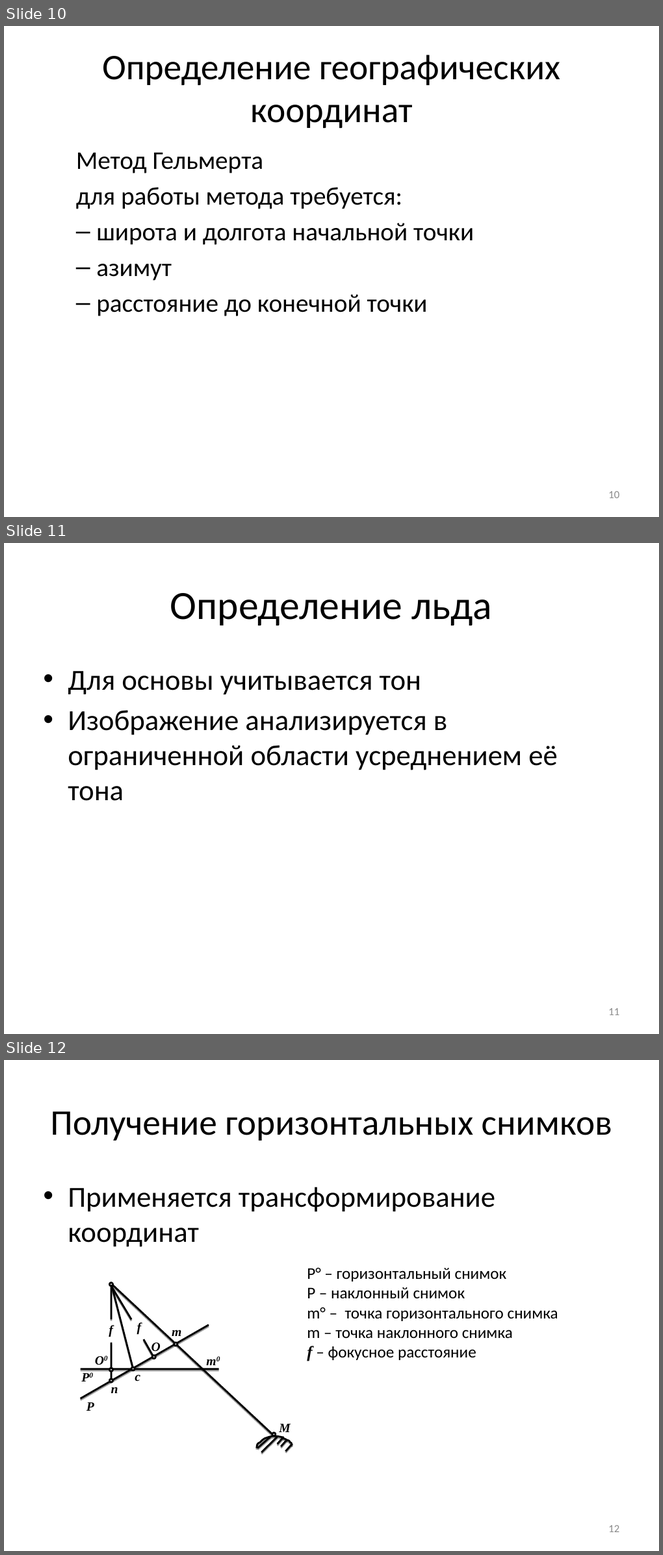
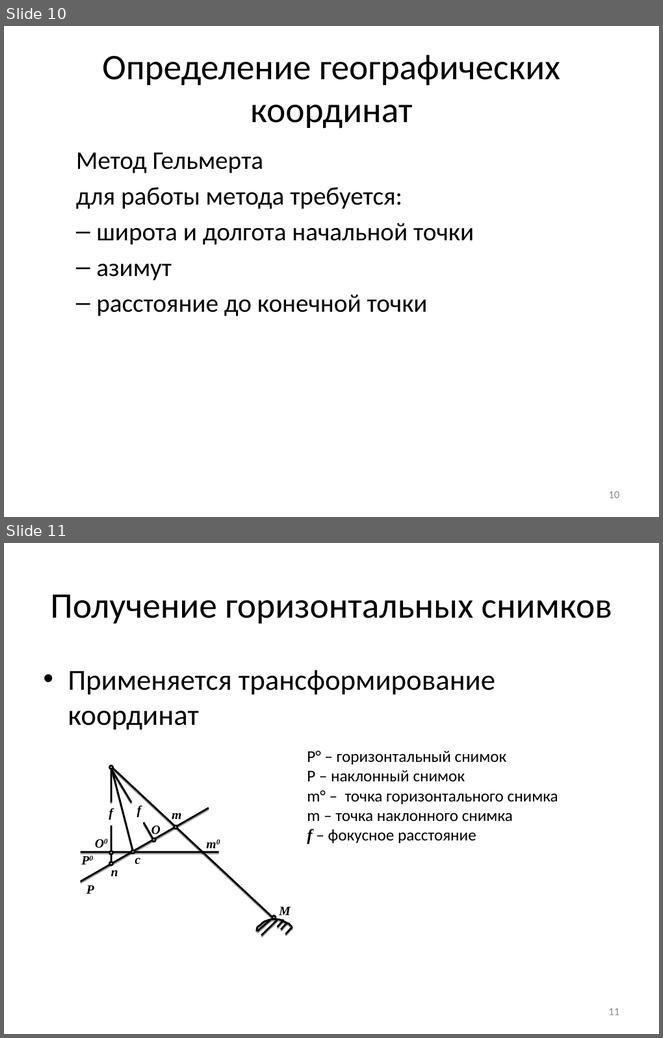
Before and after one commit to NecroArt/Diploma, a slide deck: docs/parts/conference.pptx. Shown one above the other, each under a label of ours: slides 10, 11 and 12 before the commit, slides 10 and 11 after it. The pictures are 663x1555 and 663x1038 pixels, drawn with LibreOffice and Linux fonts; fonts in the diff are those of the drawing. Boxes give left, top, right and bottom in pixels: in the first picture for what was removed or moved away, otherwise in the second. Text is boxed around its words. In the diff, an @@ line names an element or a change of style, - is before the commit and + after.

```diff
--- a/docs/parts/conference.pptx
+++ b/docs/parts/conference.pptx
@@ slide 11 removed at (x1=4, y1=543, x2=659, y2=1034), background #FFFFFF @@
@@ title removed at (x1=170, y1=593, x2=492, y2=626) @@
-Определение льда
@@ text removed at (x1=68, y1=671, x2=558, y2=801) @@
-• Для основы учитывается тон
-• Изображение анализируется в ограниченной области усреднением её тона
@@ page number removed at (x1=608, y1=1008, x2=620, y2=1016) @@
-11
@@ what was slide 12 is now slide 11 @@
@@ page number at (x1=608, y1=1008, x2=620, y2=1016): text changed @@
-12
+11
```
Also in this commit, not shown: 4 slides changed, 10 other files.
